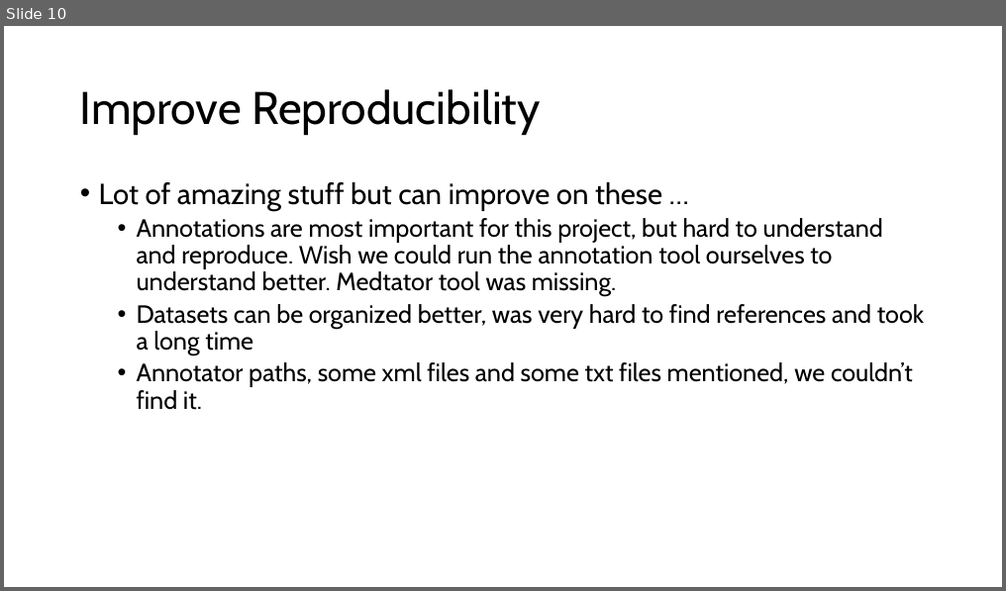
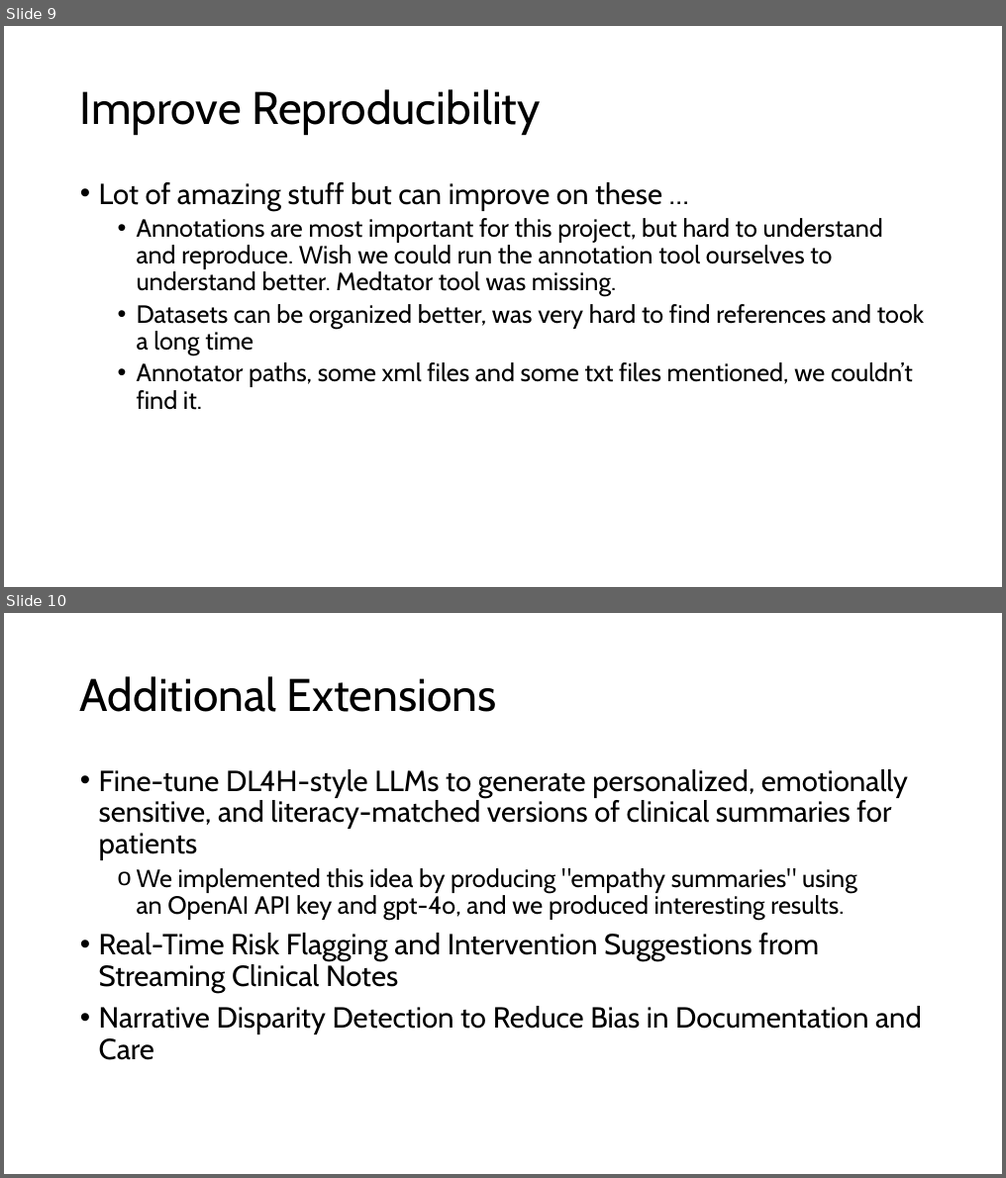
Before and after one commit to dbloxham1/cs598project, a slide deck: Deep Learning for HealthCare.pptx. Shown one above the other, each under a label of ours: slide 10 before the commit, slides 9 and 10 after it. The pictures are 1006x591 and 1006x1178 pixels, drawn with LibreOffice and Linux fonts; fonts in the diff are those of the drawing. Boxes give left, top, right and bottom in pixels: in the first picture for what was removed or moved away, otherwise in the second. Text is boxed around its words. In the diff, an @@ line names an element or a change of style, - is before the commit and + after.

```diff
--- a/Deep Learning for HealthCare.pptx
+++ b/Deep Learning for HealthCare.pptx
@@ slide 10 added at [4, 613, 1002, 1174], background #FFFFFF @@
@@ title added at [80, 676, 497, 712], 44 pt, text #000000 @@
+Additional Extensions
@@ text added at [99, 769, 922, 1060], 28 pt, text #000000 @@
+• Fine-tune DL4H-style LLMs to generate personalized, emotionally sensitive, and literacy-matched versions of clinical summaries for patients
+  o We implemented this idea by producing "empathy summaries" using an OpenAI API key and gpt-4o, and we produced interesting results.
+• Real-Time Risk Flagging and Intervention Suggestions from Streaming Clinical Notes
+• Narrative Disparity Detection to Reduce Bias in Documentation and Care
@@ what was slide 10 is now slide 9 @@
```
Also in this commit, not shown: 1 slide changed.
